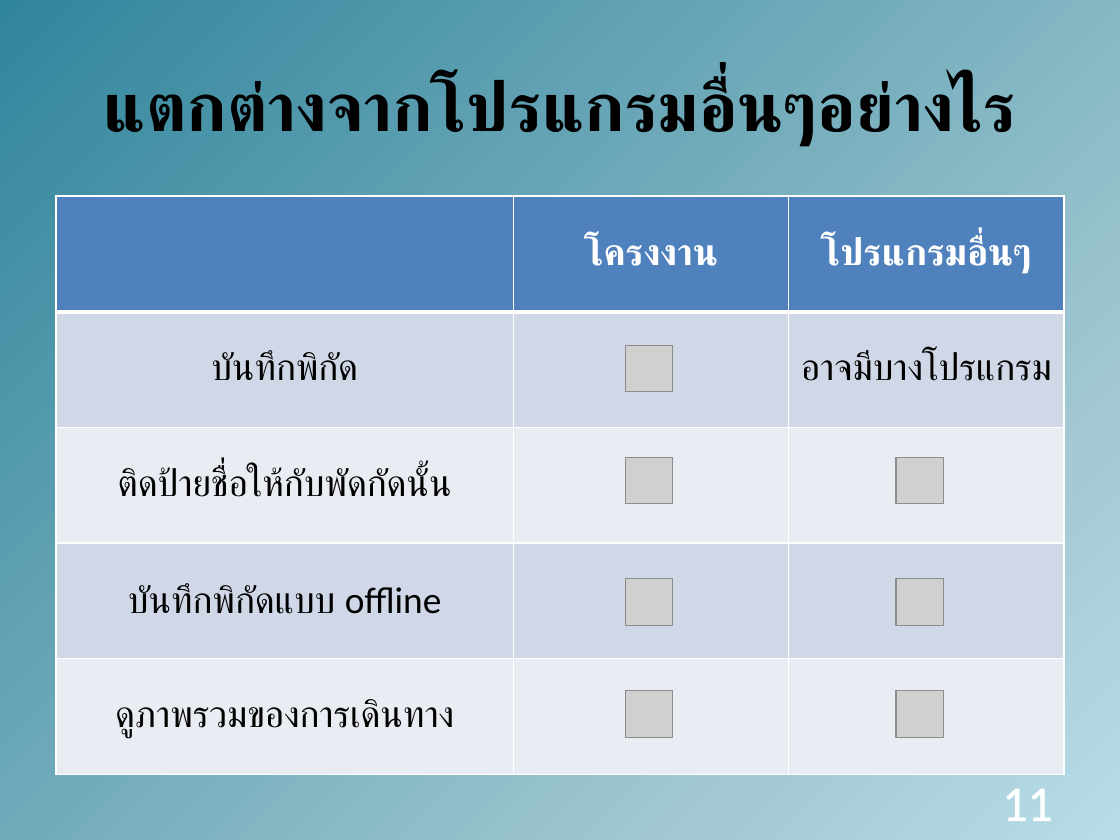
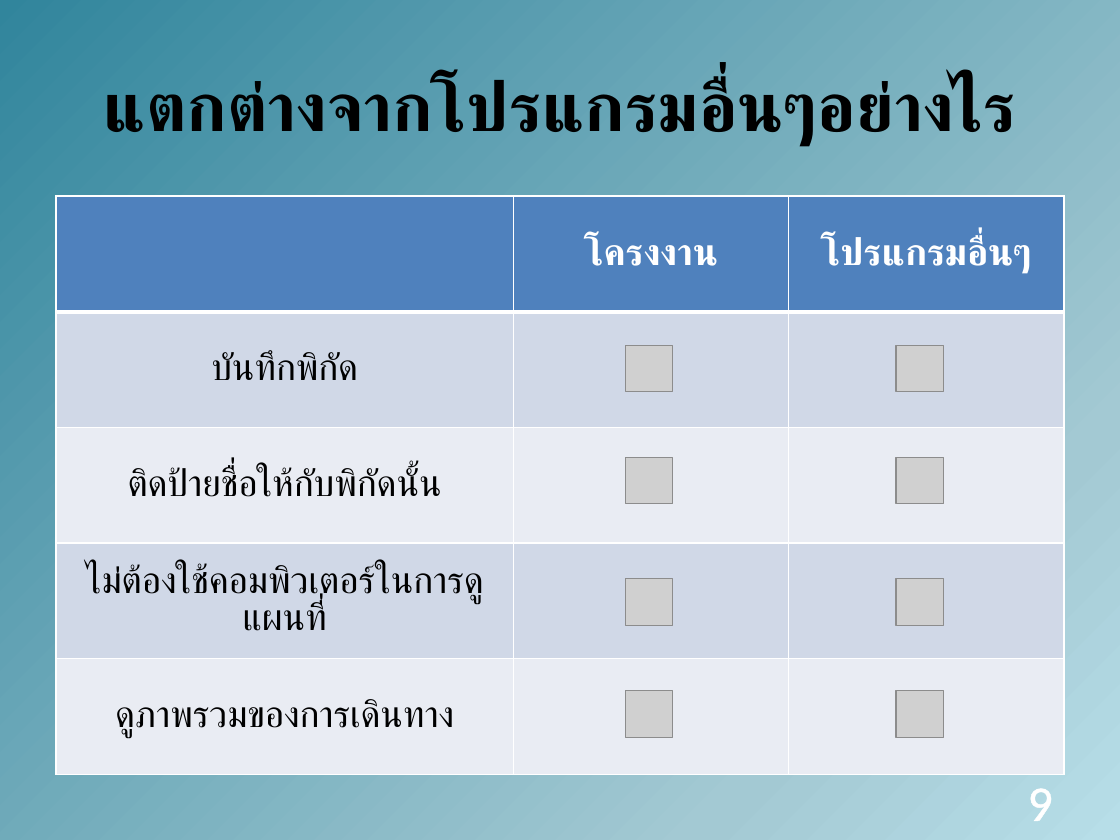
Before and after one commit to amfeelgood/Senior_Project, a slide deck: slide 9 of Doc/ProjectPresentation1.pptx (slide 11 before the commit). Drawn at 1120x840 pixels with LibreOffice and Linux fonts; fonts in the diff are those of the drawing; grey boxes stand for pictures. Boxes give left, top, right and bottom in pixels: in the first picture for what was removed or moved away, otherwise in the second. Text is boxed around its words. In the diff, an @@ line names an element or a change of style, - is before the commit and + after.

```diff
--- a/Doc/ProjectPresentation1.pptx
+++ b/Doc/ProjectPresentation1.pptx
@@ table at (56, 196, 1064, 775) @@
-row 2, column 3: อาจมีบางโปรแกรม
+row 2, column 3: 
-row 3, column 1: ติดป้ายชื่อให้กับพัดกัดนั้น
+row 3, column 1: ติดป้ายชื่อให้กับพิกัดนั้น
-row 4, column 1: บันทึกพิกัดแบบ offline
+row 4, column 1: ไม่ต้องใช้คอมพิวเตอร์ในการดูแผนที่
@@ picture added at (896, 345, 944, 392) @@
@@ page number at (1028, 788, 1053, 821): text changed @@
-11
+9
```
Also in this commit, not shown: 7 other slides changed, 2 slides removed.
